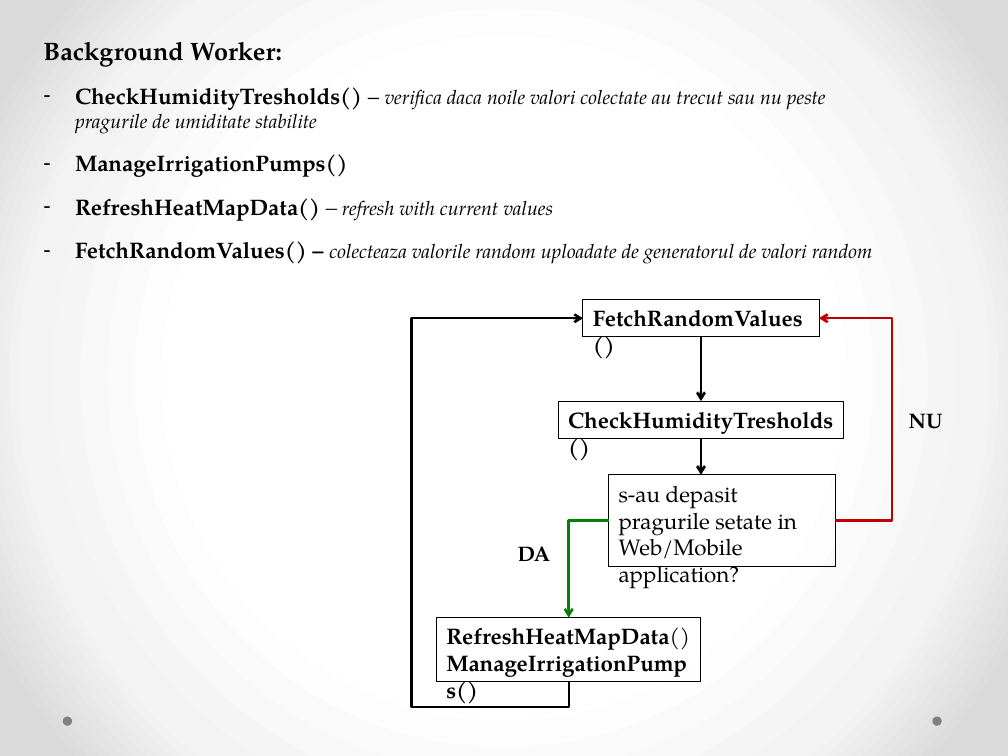
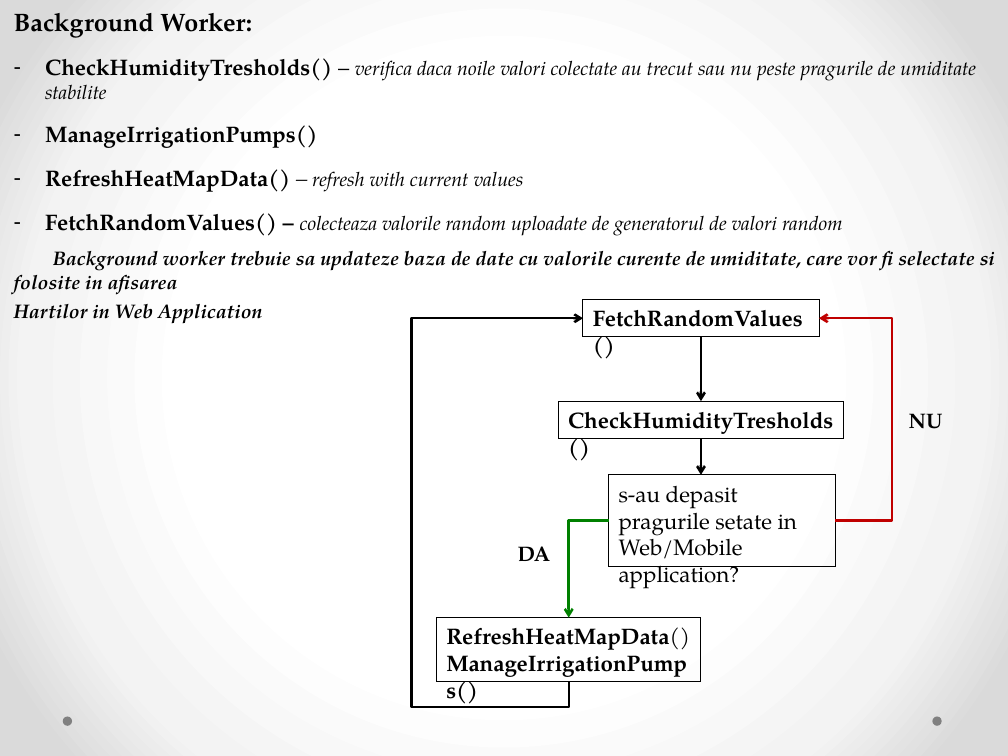
Before and after one commit to diercan/DATC-2018, a slide deck: slide 7 of Indreica_Claudia-Nicoleta/Proiect_Datc/ProiectDATC.pptx (slide 4 before the commit). Drawn at 1008x756 pixels with LibreOffice and Linux fonts; fonts in the diff are those of the drawing. Boxes give left, top, right and bottom in pixels: in the first picture for what was removed or moved away, otherwise in the second. Text is boxed around its words. In the diff, an @@ line names an element or a change of style, - is before the commit and + after.

Commit message:
Updated Architecture Created Data Generator as a Windows Forms Application Updated some data about Background Worker

```diff
--- a/Indreica_Claudia-Nicoleta/Proiect_Datc/ProiectDATC.pptx
+++ b/Indreica_Claudia-Nicoleta/Proiect_Datc/ProiectDATC.pptx
@@ text "Background Worker:": place and size @@
-text "Background Worker:" at bbox=[43, 42, 873, 264]
+text "Background Worker:" at bbox=[14, 13, 995, 323]
@@ text at bbox=[14, 250, 995, 323]: paragraphs added @@
+Background worker trebuie sa updateze baza de date cu valorile curente de umiditate, care vor fi selectate si folosite in afisarea
+Hartilor in Web Application
```
Also in this commit, not shown: 3 other slides changed, 3 slides added, 18 other files.
